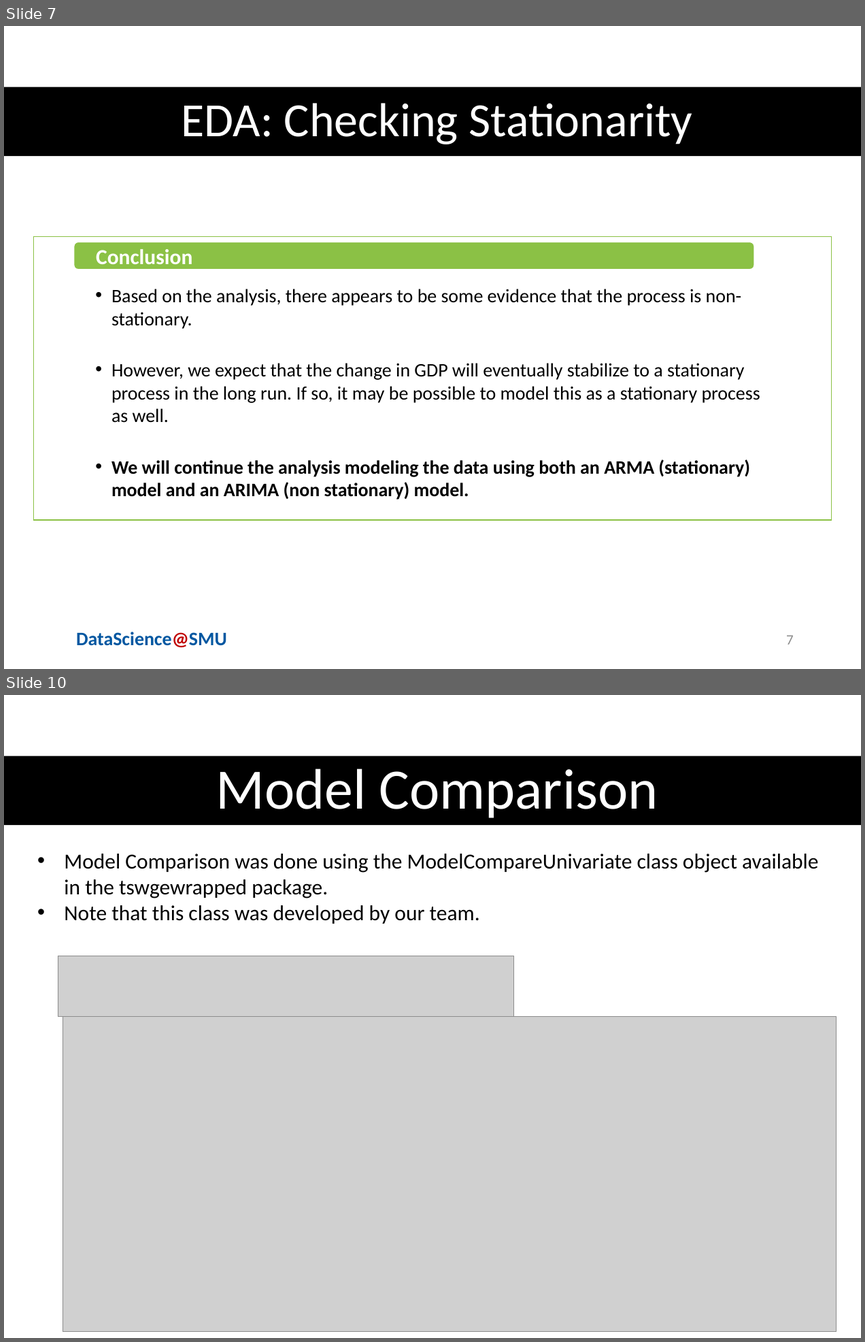
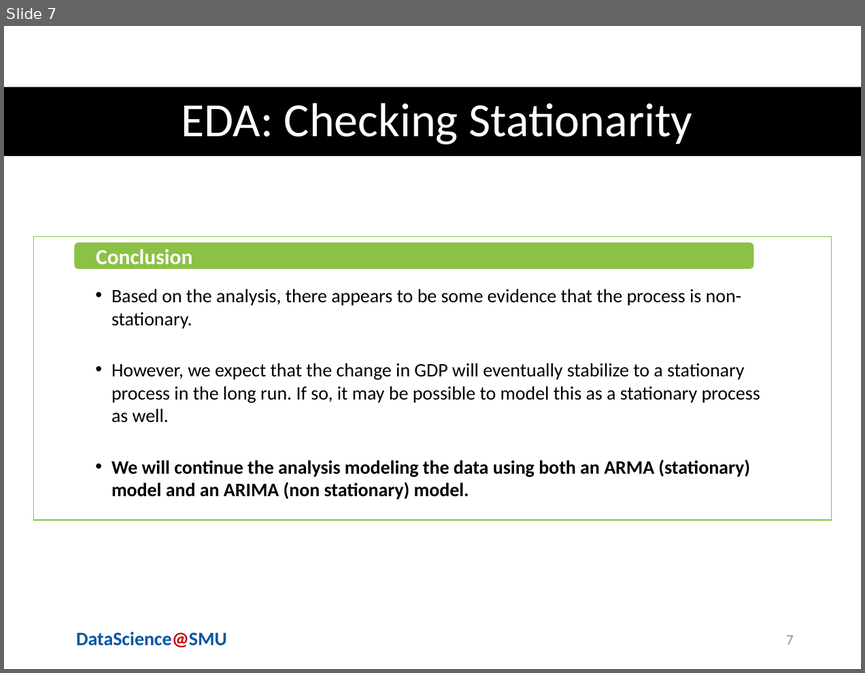
Before and after one commit to sjmiller8182/gdp_prediction, a slide deck: presentation/forecasting_recessions.pptx. Shown one above the other, each under a label of ours: slides 7 and 10 before the commit, slide 7 after it; the slides between them are not shown. The pictures are 865x1342 and 865x673 pixels, drawn with LibreOffice and Linux fonts; fonts in the diff are those of the drawing; grey boxes stand for pictures; background and template pictures are left out. Boxes give left, top, right and bottom in pixels: in the first picture for what was removed or moved away, otherwise in the second. Text is boxed around its words. In the diff, an @@ line names an element or a change of style, - is before the commit and + after.

```diff
--- a/presentation/forecasting_recessions.pptx
+++ b/presentation/forecasting_recessions.pptx
@@ slide 10 removed at (4, 695, 861, 1338), background #FFFFFF; not listed: 1 template element that a slide beside it also shows @@
@@ rectangle removed at (4, 756, 861, 826) @@
@@ title removed at (215, 768, 657, 818) @@
-Model Comparison
@@ text removed at (64, 853, 818, 923) @@
-• Model Comparison was done using the ModelCompareUnivariate class object available in the tswgewrapped package.
-• Note that this class was developed by our team.
@@ picture removed at (58, 955, 514, 1016) @@
@@ picture removed at (63, 1016, 836, 1331) @@
```
Also in this commit, not shown: 10 slides changed, 1 other file.
